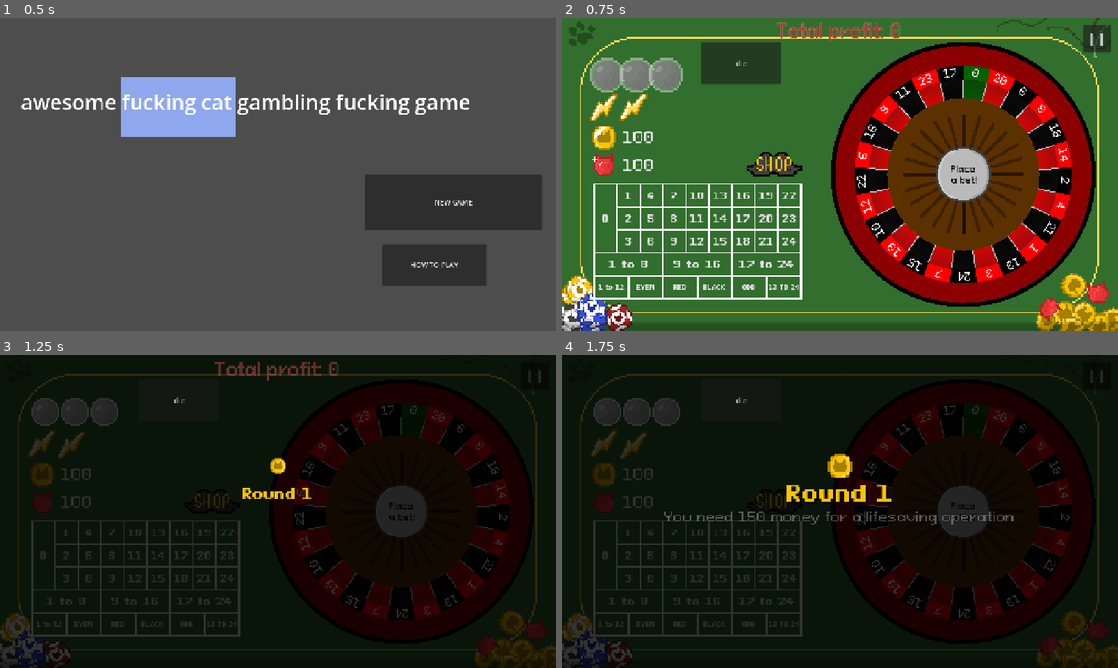
Above: before the commit, frames 1-4 (two rows, left to right).
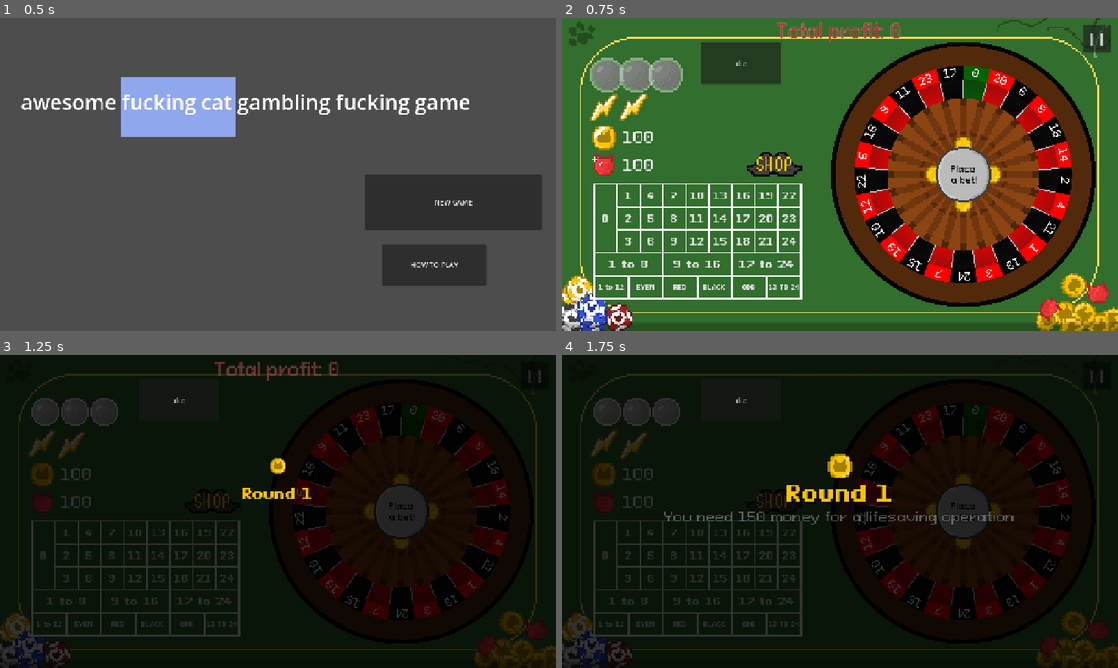
Above: after the commit, the same moments.

Repository: DuneRanger/Very-Serious-GameJam-2026
Game: Godot game, scene res://scenes/main.tscn
The game is run twice, just before and just after one commit, with the same random seed, the same clock (stepped at 60 frames per second) and the same inputs. Sound files missing from this copy of the repository are replaced by a short silence.
Inputs:
- Up to frame 1 (0.5 s): no input
- Up to frame 2 (0.75 s): click "NEW GAME" at 0.5 s
- Up to frame 3 (1.25 s): no input
- Up to frame 4 (1.75 s): click "0" at 1.25 s

Frame 1 is identical in both runs. In frame 2, 14% of the frame differs, in the area x 49-96%, y 8-92%; in frame 3, 0.2%; in frame 4, 0.2%.

Commit message:
Improve roulette texture

Diff:
--- a/scenes/game/game_scene/roulette/roulette.gd
+++ b/scenes/game/game_scene/roulette/roulette.gd
@@ -101,7 +101,7 @@
 var inner_circle_colour : Color = Color.SADDLE_BROWN
 var cell_circle_radius : int = 500
 var outer_circle_radius : int = 600
-var outer_circle_colour : Color = Color.DARK_RED
+var outer_circle_colour : Color = Color.SADDLE_BROWN.blend(Color(0, 0, 0, 0.4))
 
 var visual_rotation : float = 0
 
@@ -146,8 +146,8 @@
 	build_banks()
 
 func prepare_textures():
-	var _scale = Vector2(1, 1) * (inner_circle_radius + 2) / 75
-	$inner_wheel_sprite.apply_scale(_scale)
+	$inner_wheel_sprite.apply_scale(Vector2(1, 1) * (inner_circle_radius + 2) / 44.2)
+	$roulette_handle_sprite.apply_scale(Vector2(1, 1) * (inner_circle_radius + 2) / 44)
 
 func draw_centre():
 	draw_circle(Vector2(0, 0), inner_circle_radius, inner_circle_colour)
@@ -230,6 +230,7 @@
 func rotate_roulette(_delta : float):
 	visual_rotation += rotation_speed * _delta
 	$inner_wheel_sprite.rotation += rotation_speed * _delta
+	$roulette_handle_sprite.rotation += rotation_speed * _delta
 
 	move_banks()
 
--- a/scenes/game/game_scene/roulette/roulette.tscn
+++ b/scenes/game/game_scene/roulette/roulette.tscn
@@ -2,6 +2,7 @@
 
 [ext_resource type="Script" uid="uid://3w7s26bt65ui" path="res://scenes/game/game_scene/roulette/roulette.gd" id="1_33j12"]
 [ext_resource type="Texture2D" uid="uid://c4hitryybqc8g" path="res://assets/textures/test.png" id="2_at72p"]
+[ext_resource type="Texture2D" uid="uid://bdufab0ysldjx" path="res://assets/textures/Roulette handle.png" id="3_1j41y"]
 
 [node name="Roulette" type="Node2D" unique_id=574874280]
 scale = Vector2(0.5, 0.5)
@@ -12,3 +13,7 @@
 texture = ExtResource("2_at72p")
 
 [node name="AudioStreamPlayer" type="AudioStreamPlayer" parent="." unique_id=2136287025]
+
+[node name="roulette_handle_sprite" type="Sprite2D" parent="." unique_id=666114182]
+z_index = 2
+texture = ExtResource("3_1j41y")
Binary file changed: assets/textures/test.png
